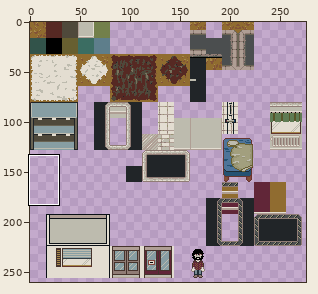
Sprite sheet -- assets/gfx/tileset.png. The first picture is a wide view before the edit; the outline marks the close-up.
Close-up. Earlier state:
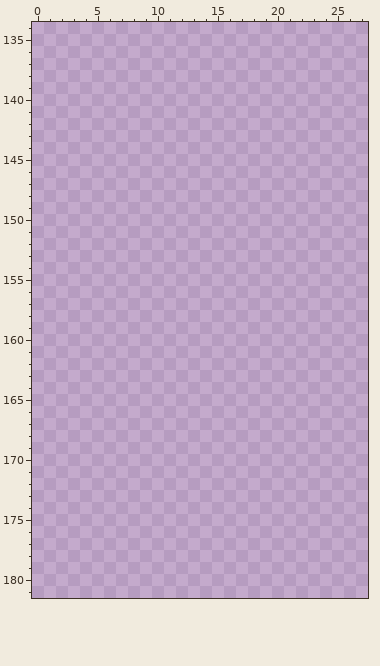
The file is 320x320 pixels. Shown: x 0..27, y 134..181. The wide view leaves out empty margins.
Now the later version:
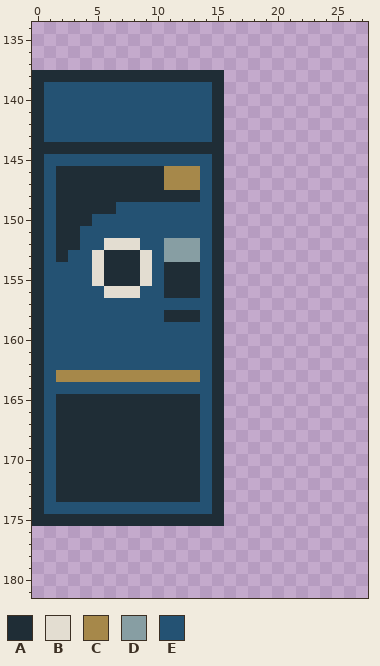
Palette (. is transparent): A #1f2d36  B #e3ddd1  C #a6884a  D #879ea3  E #245273
Changes in this commit:
y 138: x 0..15 ................ -> AAAAAAAAAAAAAAAA
y 139..143: x 0..15 ................ -> AEEEEEEEEEEEEEEA
y 144: x 0..15 ................ -> AAAAAAAAAAAAAAAA
y 145: x 0..15 ................ -> AEEEEEEEEEEEEEEA
y 146..147: x 0..15 ................ -> AEAAAAAAAAACCCEA
y 148: x 0..15 ................ -> AEAAAAAAAAAAAAEA
y 149: x 0..15 ................ -> AEAAAAAEEEEEEEEA
y 150: x 0..15 ................ -> AEAAAEEEEEEEEEEA
y 151: x 0..15 ................ -> AEAAEEEEEEEEEEEA
y 152: x 0..15 ................ -> AEAAEEBBBEEDDDEA
y 153: x 0..15 ................ -> AEAEEBAAABEDDDEA
y 154..155: x 0..15 ................ -> AEEEEBAAABEAAAEA
y 156: x 0..15 ................ -> AEEEEEBBBEEAAAEA
y 157: x 0..15 ................ -> AEEEEEEEEEEEEEEA
y 158: x 0..15 ................ -> AEEEEEEEEEEAAAEA
y 159..162: x 0..15 ................ -> AEEEEEEEEEEEEEEA
y 163: x 0..15 ................ -> AECCCCCCCCCCCCEA
y 164: x 0..15 ................ -> AEEEEEEEEEEEEEEA
y 165..173: x 0..15 ................ -> AEAAAAAAAAAAAAEA
y 174: x 0..15 ................ -> AEEEEEEEEEEEEEEA
y 175: x 0..15 ................ -> AAAAAAAAAAAAAAAA
Where, in picture pixels (left, top, right, bottom), the same in both close-ups:
added: (32, 70, 224, 526)
